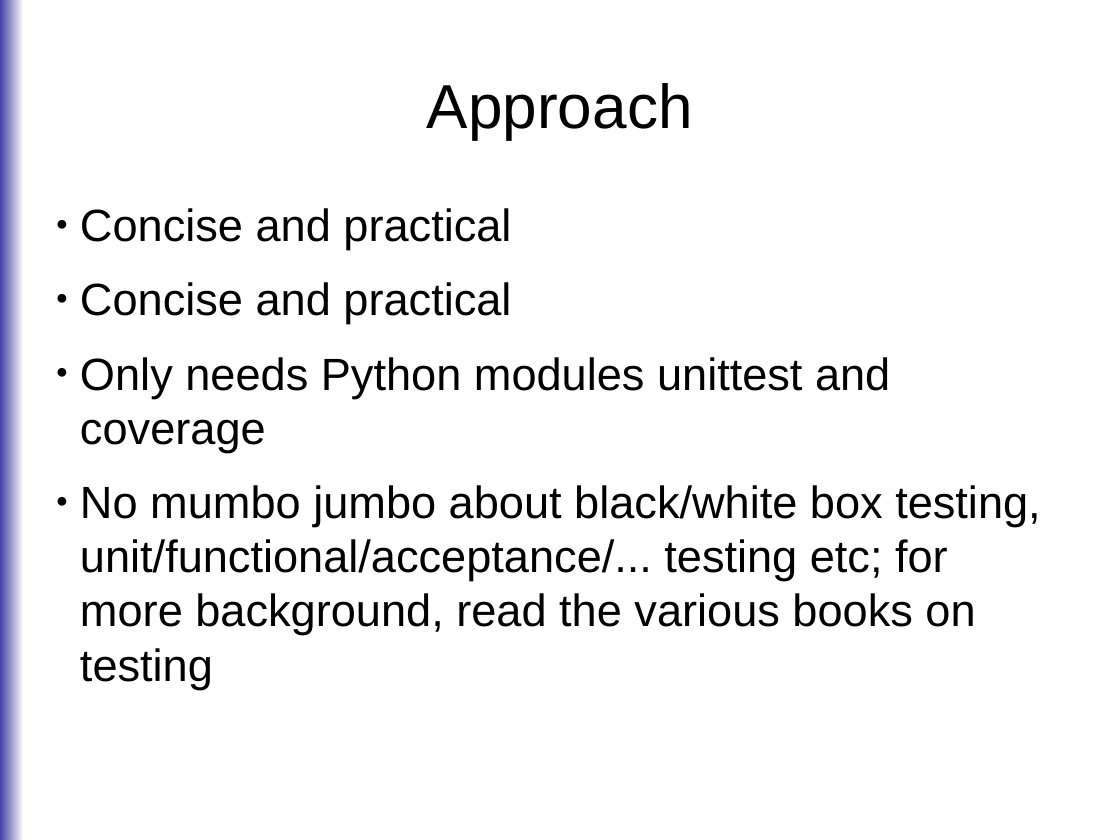
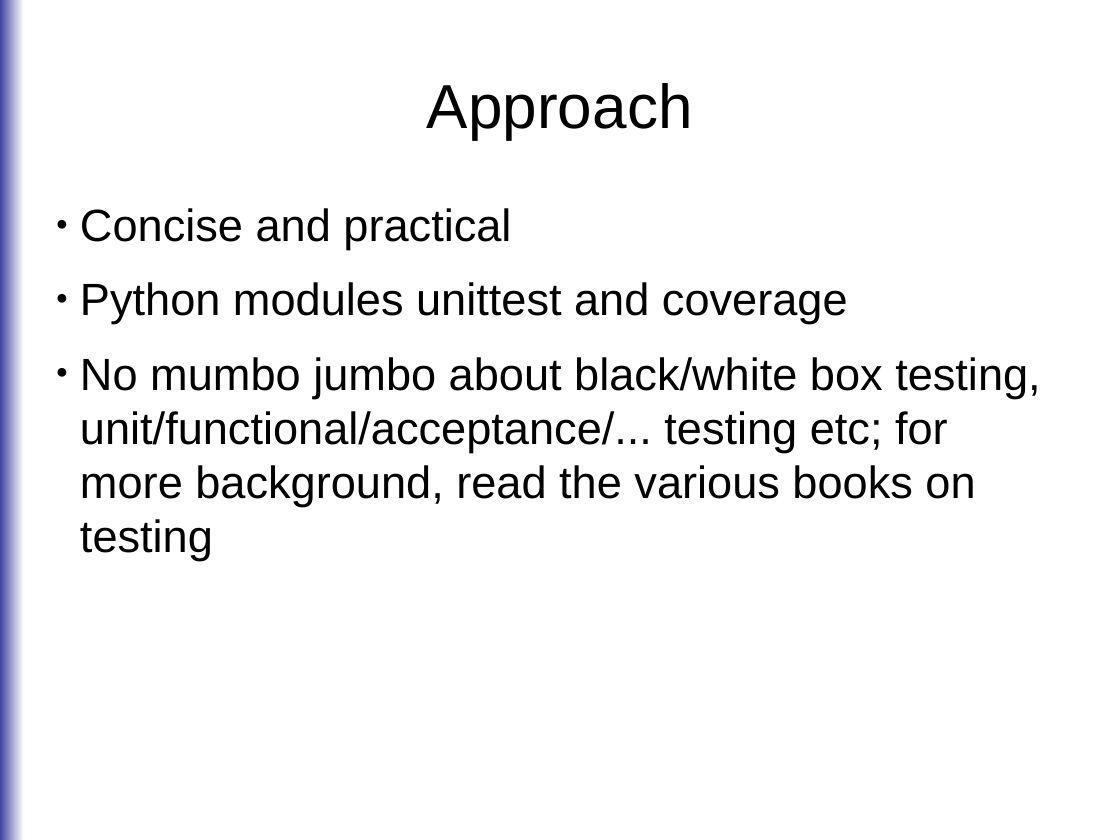
Before and after one commit to roskakori/talks, a slide deck: slide 3 of pygraz/testcases/Finding test cases 101.odp. Drawn at 1120x840 pixels with LibreOffice and Linux fonts; fonts in the diff are those of the drawing. Boxes give left, top, right and bottom in pixels: in the first picture for what was removed or moved away, otherwise in the second. Text is boxed around its words. In the diff, an @@ line names an element or a change of style, - is before the commit and + after.

Commit message:
Cleaned up.
* Added example for plain coverage command line call.
* Added links and book details.
* Cleaned up terminology.

```diff
--- a/pygraz/testcases/Finding test cases 101.odp
+++ b/pygraz/testcases/Finding test cases 101.odp
@@ text at (80,282,848,324): text changed @@
-● Concise and practical
-● Only needs Python modules unittest and coverage
+● Python modules unittest and coverage
```
Also in this commit, not shown: 8 other slides changed.
